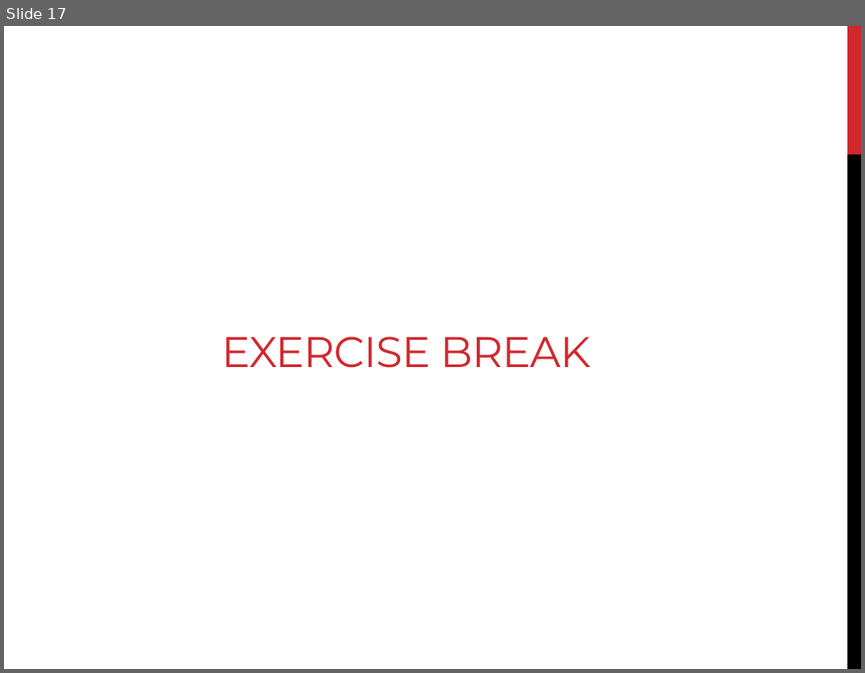
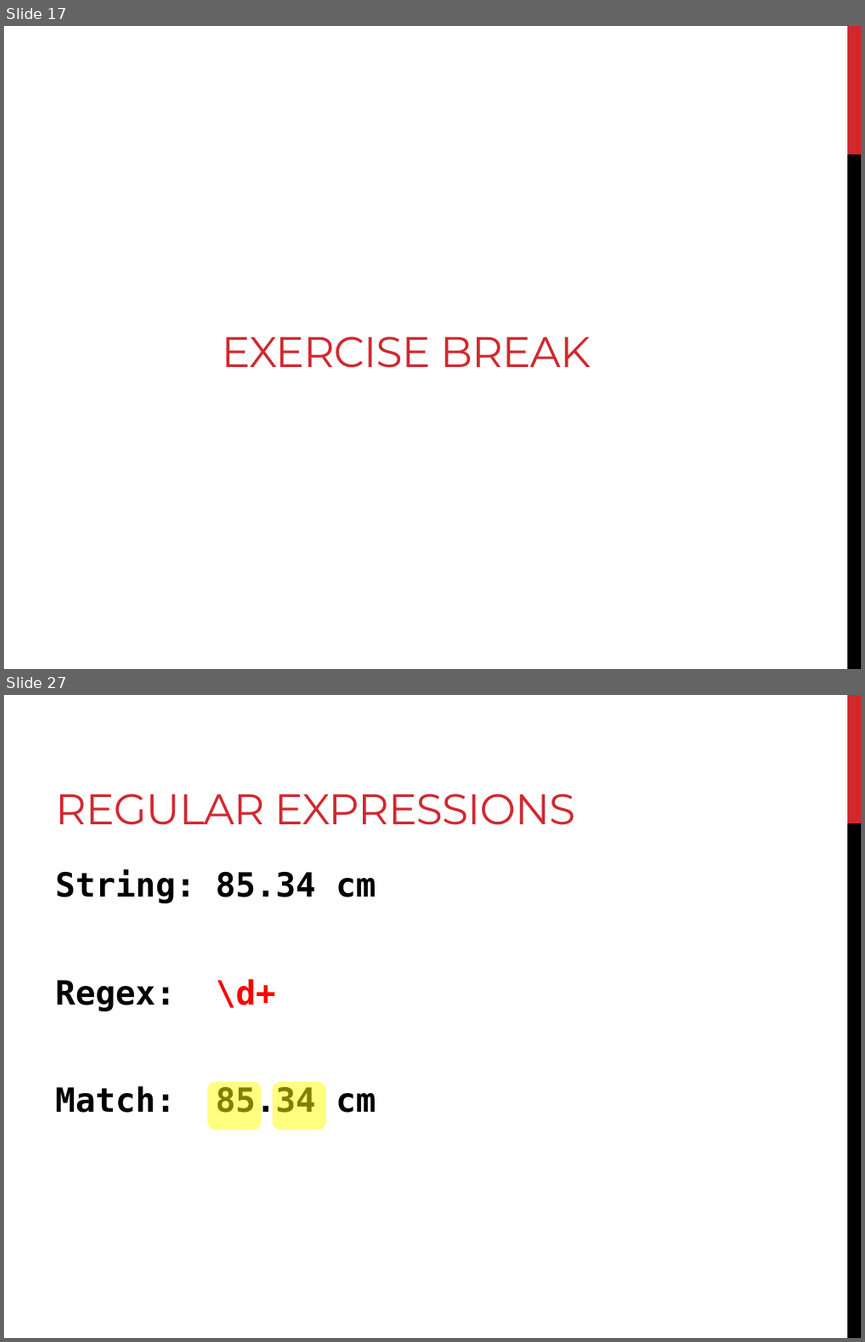
Before and after one commit to sjspielman/lacawac2017, a slide deck: day2/commandline.pptx. Shown one above the other, each under a label of ours: slide 17 before the commit, slides 17 and 27 after it; the slides between them are not shown. The pictures are 865x673 and 865x1342 pixels, drawn with LibreOffice and Linux fonts; fonts in the diff are those of the drawing. Boxes give left, top, right and bottom in pixels: in the first picture for what was removed or moved away, otherwise in the second. Text is boxed around its words. In the diff, an @@ line names an element or a change of style, - is before the commit and + after.

```diff
--- a/day2/commandline.pptx
+++ b/day2/commandline.pptx
@@ slide 27 added at (4,695,861,1338), background #FFFFFF; not listed: 2 template elements that a slide beside it also shows @@
@@ title added at (55,794,575,825), 36 pt, text #D1282E @@
+REGULAR EXPRESSIONS
@@ text added at (55,869,375,1119), 28 pt, text #000000, bold @@
+String: 85.34 cm
+Regex: \d+
+Match: 85.34 cm
@@ rounded rectangle added at (207,1082,261,1129), fill #FFFF00 at 50% opacity @@
@@ rounded rectangle added at (273,1082,326,1129), fill #FFFF00 at 50% opacity @@
```
Also in this commit, not shown: 27 other slides added, 3 slides removed, 11 other files.
